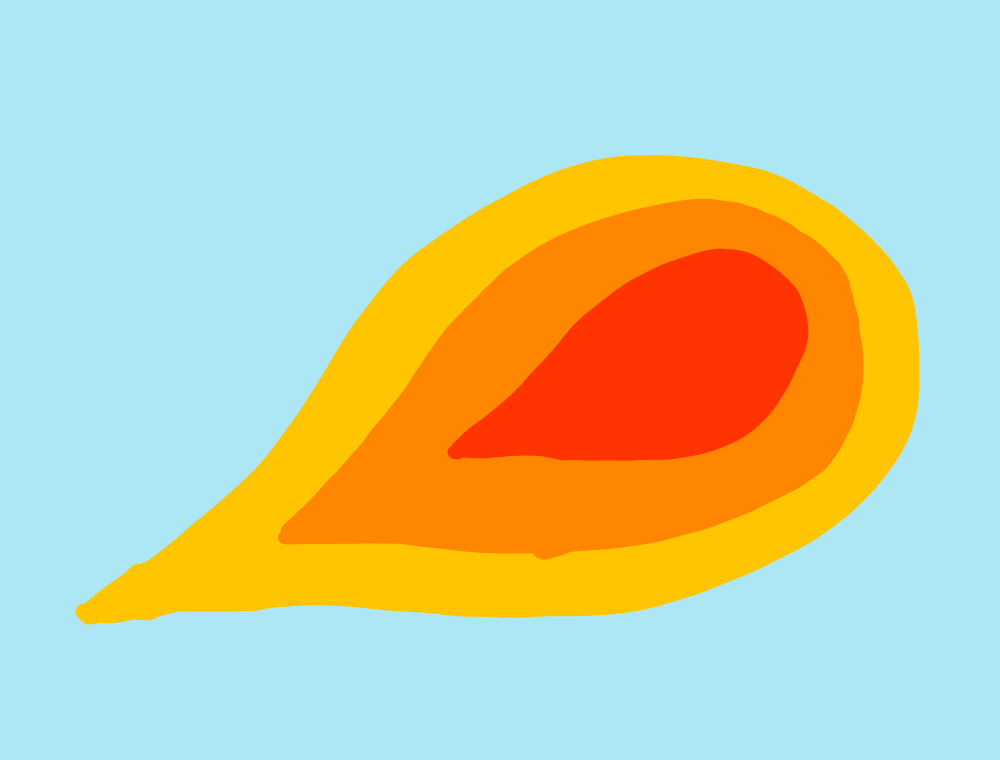
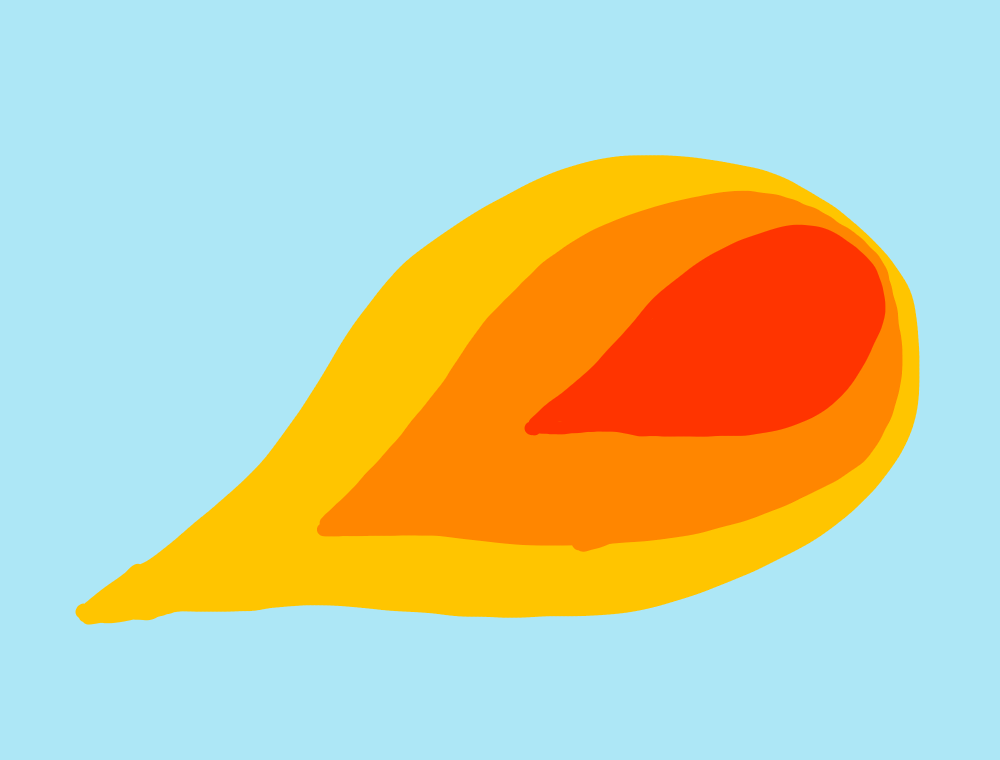
Comparing the layer stacks of the two 1000px x 760px images. Changes:
pixels changed over bbox(278, 190, 903, 560) (layer not identified)